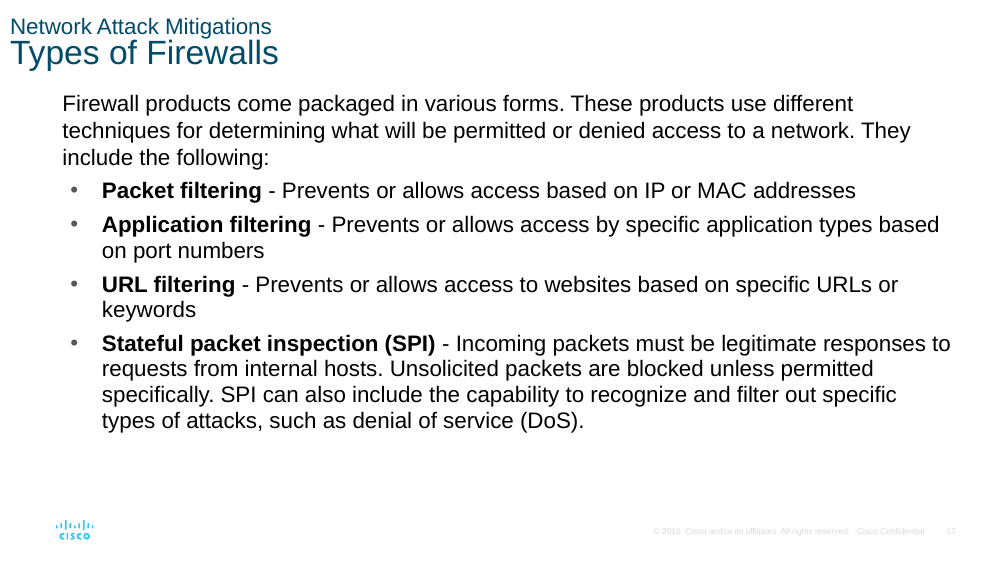
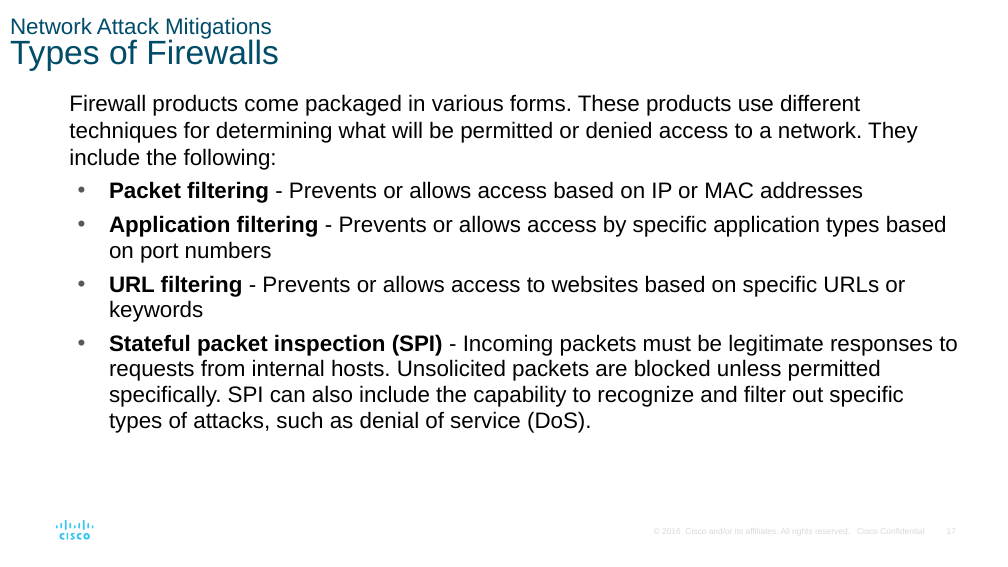
Before and after one commit to jb23lm87/CCNA-V7, a slide deck: slide 17 of ITN_Module_16.pptx. Drawn at 1008x567 pixels with LibreOffice and Linux fonts; fonts in the diff are those of the drawing. Boxes give left, top, right and bottom in pixels: in the first picture for what was removed or moved away, otherwise in the second. Text is boxed around its words. In the diff, an @@ line names an element or a change of style, - is before the commit and + after.

```diff
--- a/ITN_Module_16.pptx
+++ b/ITN_Module_16.pptx
@@ text "Firewall products come packaged in ...": place and size @@
-text "Firewall products come packaged in ..." at [62, 94, 951, 433]
+text "Firewall products come packaged in ..." at [69, 94, 958, 433]
```
Also in this commit, not shown: 5 other files.
